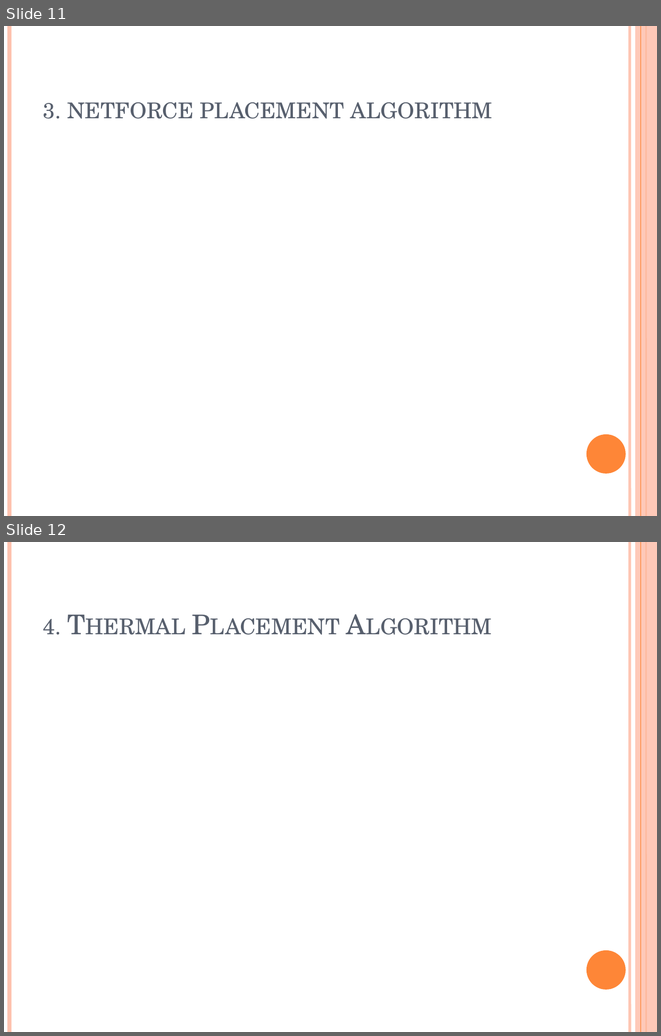
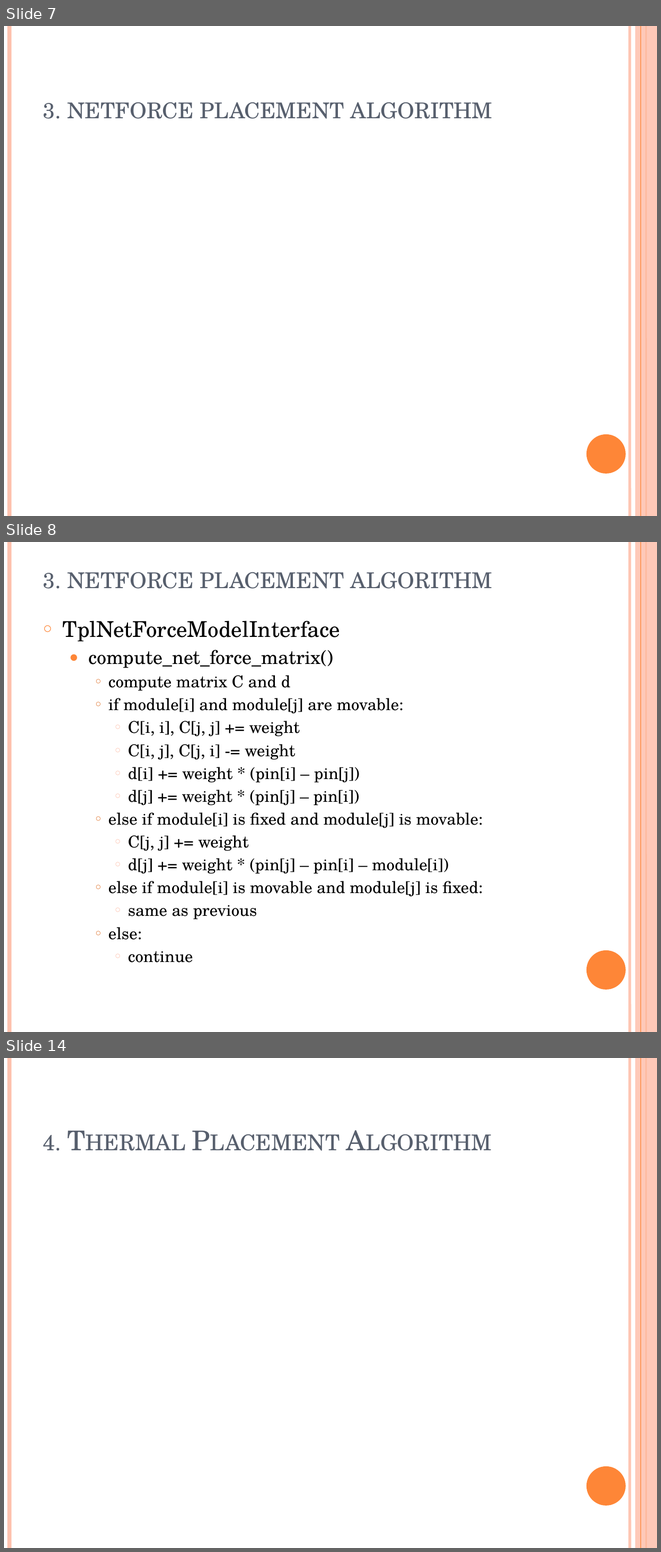
Before and after one commit to marcusgao94/TPL, a slide deck: TPL.pptx. Shown one above the other, each under a label of ours: slides 11 and 12 before the commit, slides 7, 8 and 14 after it; the slides between them are not shown. The pictures are 661x1036 and 661x1552 pixels, drawn with LibreOffice and Linux fonts; fonts in the diff are those of the drawing; grey boxes stand for pictures. Boxes give left, top, right and bottom in pixels: in the first picture for what was removed or moved away, otherwise in the second. Text is boxed around its words. In the diff, an @@ line names an element or a change of style, - is before the commit and + after.

```diff
--- a/TPL.pptx
+++ b/TPL.pptx
@@ slide 8 added at (4, 542, 657, 1032), background #FFFFFF; not listed: 6 template elements that a slide beside it also shows @@
@@ title added at (43, 572, 492, 589), 30 pt, text #575F6D, small capitals @@
+3. netforce placement algorithm
@@ text added at (63, 620, 483, 962), 18 pt, text #000000 @@
+○ TplNetForceModelInterface
+  ● compute_net_force_matrix()
+    ○ compute matrix C and d
+    ○ if module[i] and module[j] are movable:
+      ○ C[i, i], C[j, j] += weight
+      ○ C[i, j], C[j, i] -= weight
+      ○ d[i] += weight * (pin[i] – pin[j])
+      ○ d[j] += weight * (pin[j] – pin[i])
+    ○ else if module[i] is fixed and module[j] is movable:
+      ○ C[j, j] += weight
+      ○ d[j] += weight * (pin[j] – pin[i] – module[i])
+    ○ else if module[i] is movable and module[j] is fixed:
+      ○ same as previous
+    ○ else:
+      ○ continue
@@ what was slide 11 is now slide 7 @@
@@ what was slide 12 is now slide 14 @@
```
Also in this commit, not shown: 5 slides changed, 1 other slide added, 4 slides removed.
